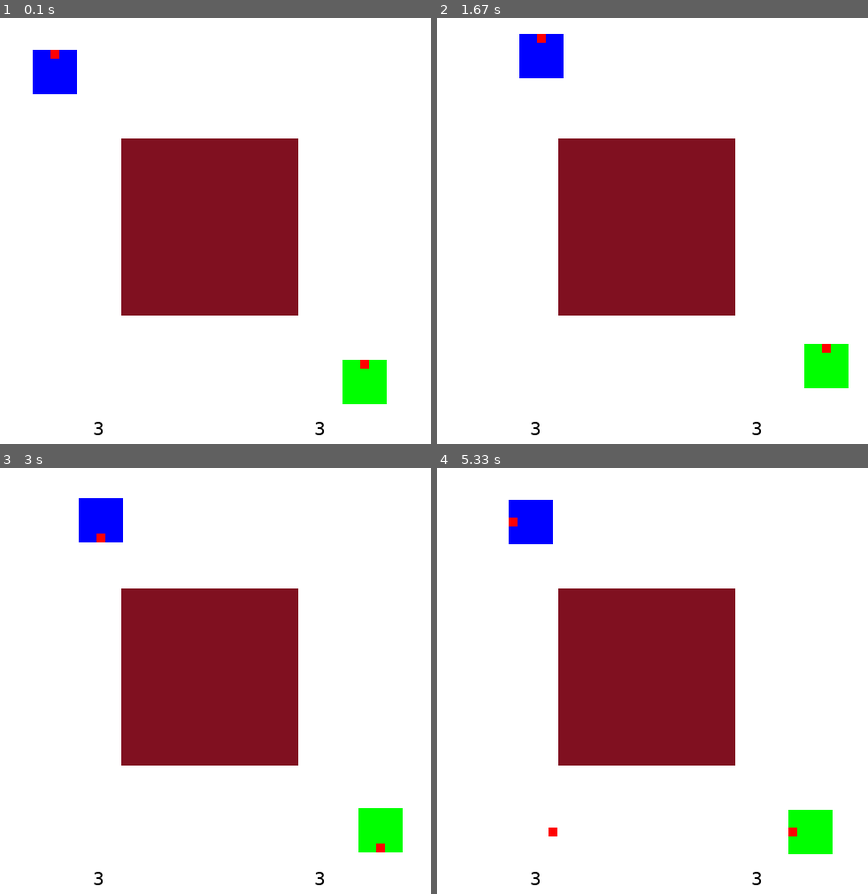
Above: before the commit, frames 1-4 (two rows, left to right).
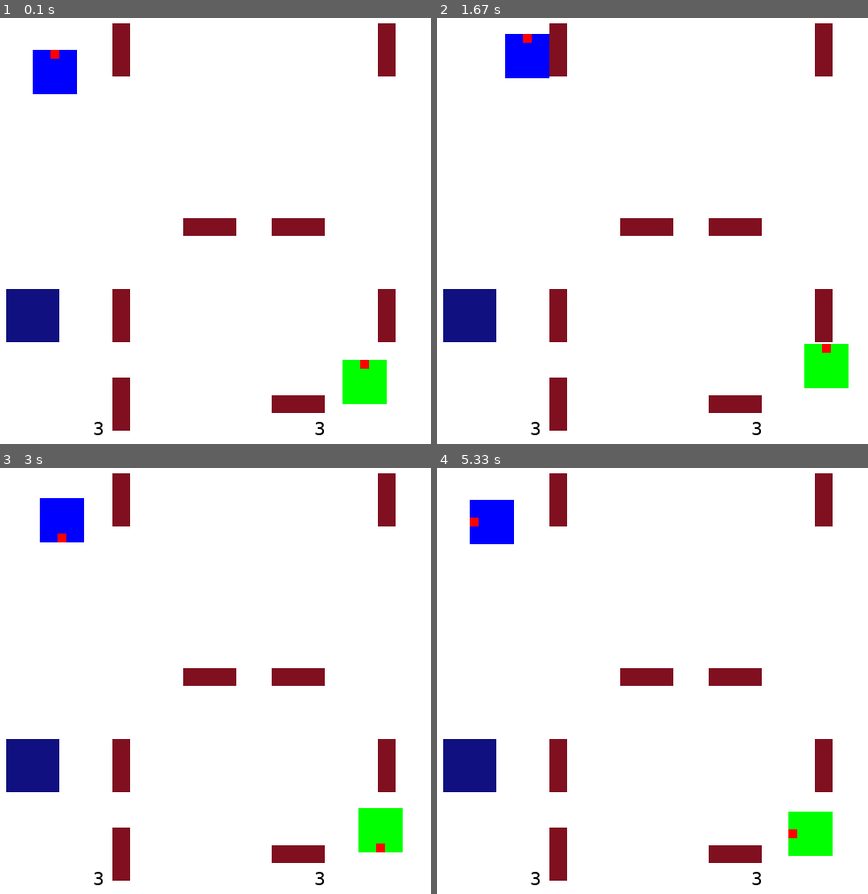
Above: after the commit, the same moments.

Repository: Den1k22/python-lessons
Game: pygame game, started from Code/pyGame/tanks.py
Two runs of this game, one before a commit and one after it. Both use one fixed random seed, a clock stepped at 60 frames per second and the inputs below.
Inputs:
- Up to frame 1 (0.1 s): no input
- Up to frame 2 (1.67 s): hold L 0.33-0.8 s; hold Right 0.33-0.8 s; hold Right 0.83-1.3 s; hold D 0.83-1.3 s; hold Up 1.33-1.63 s; hold W 1.33-1.63 s
- Up to frame 3 (3 s): hold Right 1.67-2.13 s; hold D 1.67-2.13 s; tap E at 1.82 s; hold Left 2.17-2.7 s; hold A 2.17-2.7 s; hold Down from 2.73 s (still down); hold S from 2.73 s (still down)
- Up to frame 4 (5.33 s): release Down at 3.03 s; release S at 3.03 s; hold Left 3.07-3.47 s; hold A 3.07-3.47 s; tap E at 3.22, 4.72 s; hold Up 3.5-3.87 s; hold W 3.5-3.87 s; hold Right 3.9-4.53 s; hold D 3.9-4.53 s; hold Down 4.57-4.93 s; hold S 4.57-4.93 s; hold Left from 4.97 s (still down); hold A from 4.97 s (still down)

The runs differ from the first frame. In frame 1, 21% of the frame differs, in the area x 1-92%, y 1-97%; in frame 2, 21%; in frame 3, 23%; in frame 4, 23%.

Commit message:
impr: added map generation

Diff:
--- a/Code/pyGame/tanks.py
+++ b/Code/pyGame/tanks.py
@@ -1,5 +1,6 @@
 
 import pygame
+import random
 
 SCREEN_MIN_X = 0
 SCREEN_MAX_X = 500
@@ -104,6 +105,18 @@
     pygame.draw.rect(screen, (128, 16, 32),
                      (self.x, self.y, self.width, self.height), 0)
 
+
+class Water:
+  def __init__(self, x, y, width, height):
+    self.x = x
+    self.y = y
+    self.width = width
+    self.height = height
+
+  def draw(self, screen):
+    pygame.draw.rect(screen, (16, 16, 128),
+                     (self.x, self.y, self.width, self.height), 0)
+
 class Bullet:
   def __init__(self, x, y, direction):
     self.x = x - 5
@@ -149,23 +162,53 @@
 
     return False
 
+
+def generate_map():
+  objects = []
+  walls = []
+
+  walls_types = [(20, 40, 60, 20),
+                 (40, 20, 20, 60)]
+
+  water_types = [(20,20, 60, 60)]
+
+  wall_probability = 0.4
+  water_probability = 0.1
+
+  for i in range(5):
+    for j in range(5):
+      if (i == 0 and j == 0) or (i == 4 and j == 4):
+        continue
+
+      r = random.random()
+      if (r > wall_probability + water_probability):
+        continue
+
+      if r > water_probability:
+        x, y, w, h = random.choice(walls_types)
+        walls.append(Wall(x + 100*i, y + 100*j, w, h))
+      else:
+        x, y, w, h = random.choice(water_types)
+        objects.append(Water(x + 100*i, y + 100*j, w, h))
+
+  objects.extend(walls)
+
+  return (objects, walls, )
+
 def main_game(screen) -> str:
+  objects, walls = generate_map()
+
   player_width = 50
   player_height = 50
 
   player1 = Player(50, 50, player_width, player_height, (0, 0, 255))
   player2 = Player(400, 400, player_width, player_height, (0, 255, 0))
 
+  objects.append(player1)
+  objects.append(player2)
+
   player1_health = 3
   player2_health = 3
-
-  objects = []
-  objects.append(player1)
-  objects.append(player2)
-
-  walls = []
-  walls.append(Wall(150, 150, 200, 200))
-  objects.extend(walls)
 
   bullets = []
 
@@ -184,7 +227,7 @@
         if event.key == pygame.K_ESCAPE:
           running = False
 
-        if event.key == pygame.K_SPACE:
+        if event.key == pygame.K_l:
             player_1_shoot = True
 
         if event.key == pygame.K_e:
